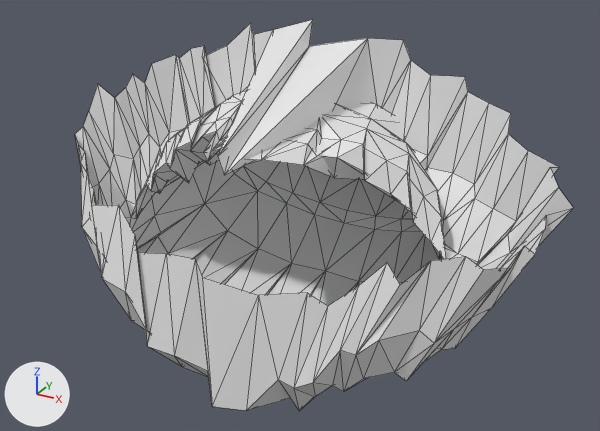
Renders of the Blender file public/models/skirt_mesh_sitting_animation.blend from each side of a commit.
Camera for both pictures: a 50 mm lens placed at (32.2, 32.9, 34.3), pointed at (0.9, 89.8, 5.8). The axes (+X, +Y, +Z) are drawn at lower left. The lights are the same throughout. The older version comes first. Both versions are drawn at full value of the shape key 'Pose_098' of 'Skirt_Animated_Bottoms'; the numbers are the values there. Mesh edges are drawn as thin lines.

The first picture shows 'Skirt_Animated_Bottoms'.
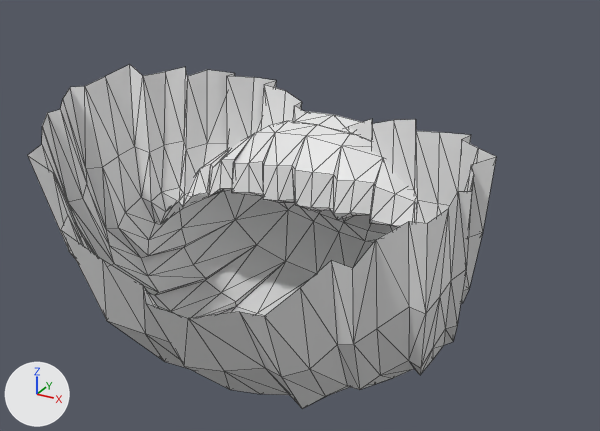
Diff of the bpy script that builds the scene:
```diff
--- a/public/models/skirt_mesh_sitting_animation.blend.py
+++ b/public/models/skirt_mesh_sitting_animation.blend.py
@@ me_bottomsskirtanimationmesh @@
 # used by ob_skirt_animated_bottoms; location = (0.0, 0.0, 0.0)
-me_bottomsskirtanimationmesh.from_pydata(...)  # 381 vertices, 700 faces; spans x -21.0..23.3, y 78.9..101.9, z -9.7..21.8
+me_bottomsskirtanimationmesh.from_pydata(...)  # 381 vertices, 700 faces; spans x -20.3..18.0, y 73.5..106.6, z -9.8..16.3
+# me_bottomsskirtanimationmesh part 1: 381 of 381 vertices moved; they spanned x -21.0..23.3, y 78.9..101.9, z -9.7..21.8 and now span x -20.3..18.0, y 73.5..106.6, z -9.8..16.3; mean shift (-0.5, 2.7, -2.2)
```

Pixel boxes [x1, y1, x2, y2] of what changed, in the pictures (600 x 431 px):
'Skirt_Animated_Bottoms', reshaped (6% narrower, 12% shorter): before [75, 20, 573, 411]; after [28, 64, 496, 409]
